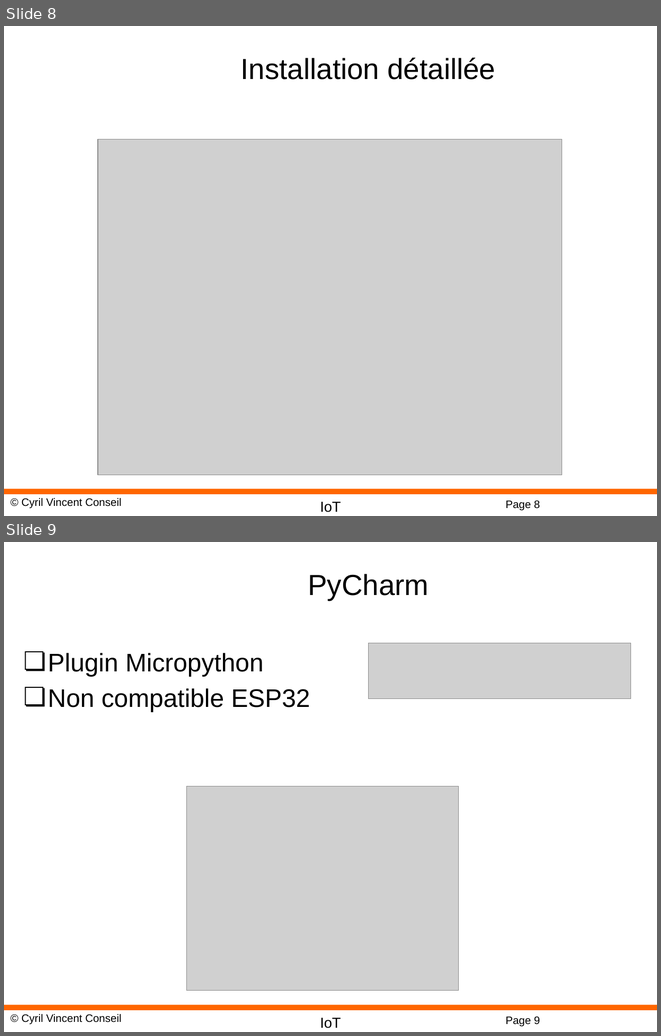
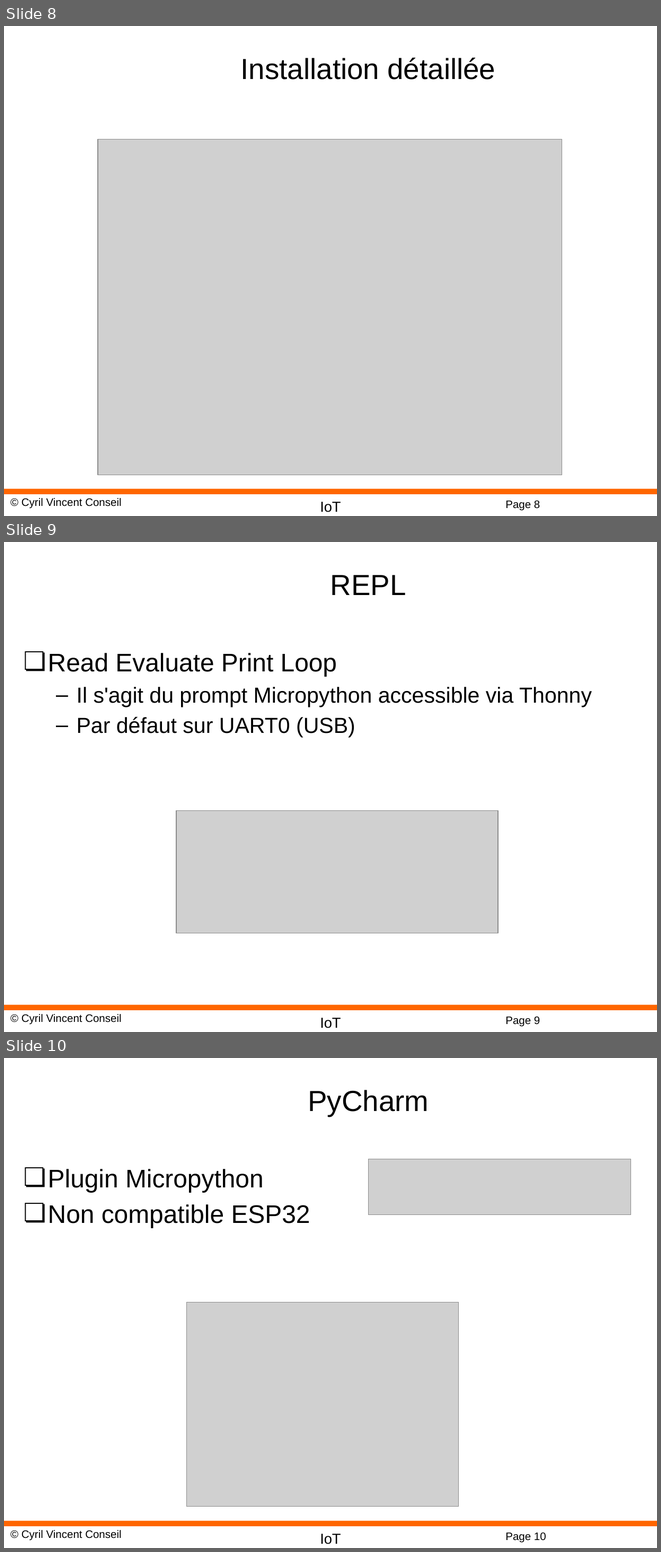
Before and after one commit to cyrilvincent/IoT, a slide deck: ppt/IoT18-Micropython.pptx. Shown one above the other, each under a label of ours: slides 8 and 9 before the commit, slides 8, 9 and 10 after it. The pictures are 661x1036 and 661x1552 pixels, drawn with LibreOffice and Linux fonts; fonts in the diff are those of the drawing; grey boxes stand for pictures; background and template pictures are left out. Boxes give left, top, right and bottom in pixels: in the first picture for what was removed or moved away, otherwise in the second. Text is boxed around its words. In the diff, an @@ line names an element or a change of style, - is before the commit and + after.

```diff
--- a/ppt/IoT18-Micropython.pptx
+++ b/ppt/IoT18-Micropython.pptx
@@ slide 9 added at (x1=4, y1=542, x2=657, y2=1032), background #FFFFFF; not listed: 4 template elements that a slide beside it also shows @@
@@ title added at (x1=330, y1=575, x2=406, y2=595), 32 pt, text #000000 @@
+REPL
@@ text added at (x1=48, y1=653, x2=592, y2=738), 24 pt, text #000000 @@
+❏ Read Evaluate Print Loop
+  – Il s'agit du prompt Micropython accessible via Thonny
+  – Par défaut sur UART0 (USB)
@@ picture added at (x1=176, y1=810, x2=498, y2=933) @@
@@ what was slide 9 is now slide 10 @@
@@ page number at (x1=505, y1=1532, x2=546, y2=1542): text changed @@
-Page 9
+Page 10
```
Also in this commit, not shown: 10 other files.
